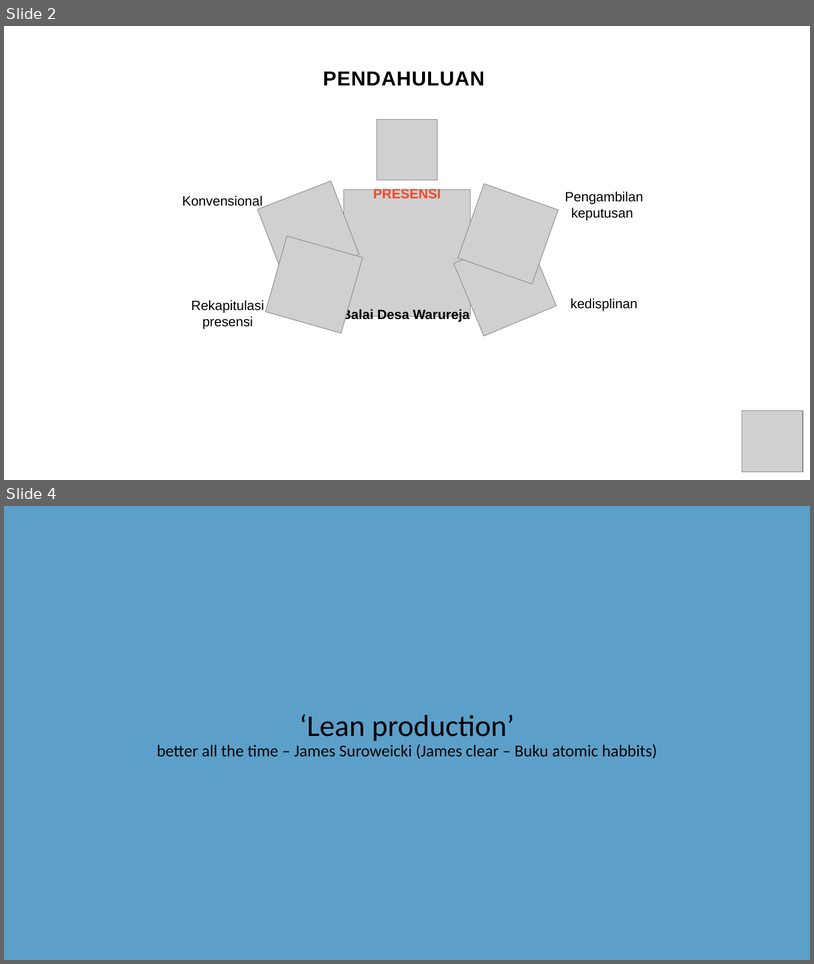
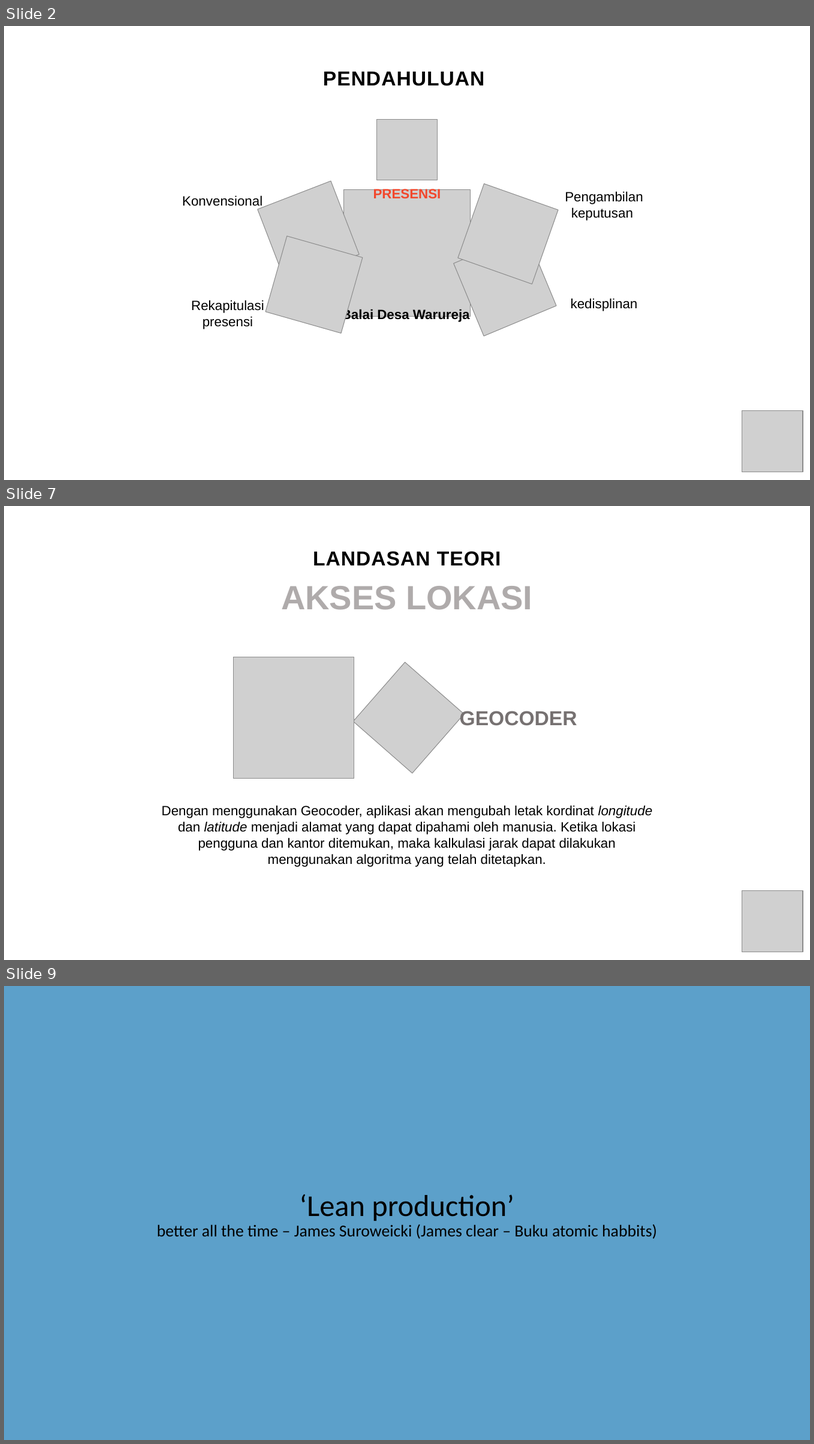
Before and after one commit to gunadermawan/skripsi, a slide deck: dokumen/ppt_skripsi.pptx. Shown one above the other, each under a label of ours: slides 2 and 4 before the commit, slides 2, 7 and 9 after it; the slides between them are not shown. The pictures are 814x964 and 814x1444 pixels, drawn with LibreOffice and Linux fonts; fonts in the diff are those of the drawing; grey boxes stand for pictures. Boxes give left, top, right and bottom in pixels: in the first picture for what was removed or moved away, otherwise in the second. Text is boxed around its words. In the diff, an @@ line names an element or a change of style, - is before the commit and + after.

```diff
--- a/dokumen/ppt_skripsi.pptx
+++ b/dokumen/ppt_skripsi.pptx
@@ slide 7 added at <box>4,506,810,960</box>, background #FFFFFF @@
@@ text added at <box>313,551,501,566</box>, 24 pt, text #000000, bold @@
+LANDASAN TEORI
@@ text added at <box>281,586,533,610</box>, 40 pt, text #AFABAB, bold @@
+AKSES LOKASI
@@ picture added at <box>233,657,354,778</box> @@
@@ picture added at <box>353,662,464,773</box> @@
@@ text added at <box>460,710,578,726</box>, 24 pt, text #767171, bold @@
+GEOCODER
@@ text added at <box>162,805,653,867</box>, 16 pt, text #000000 @@
+Dengan menggunakan Geocoder, aplikasi akan mengubah letak kordinat longitude dan latitude menjadi alamat yang dapat dipahami oleh manusia. Ketika lokasi pengguna dan kantor ditemukan, maka kalkulasi jarak dapat dilakukan menggunakan algoritma yang telah ditetapkan.
@@ picture added at <box>743,891,804,952</box> @@
@@ what was slide 4 is now slide 9 @@
```
Also in this commit, not shown: 1 slide changed, 4 other slides added, 1 other file.
